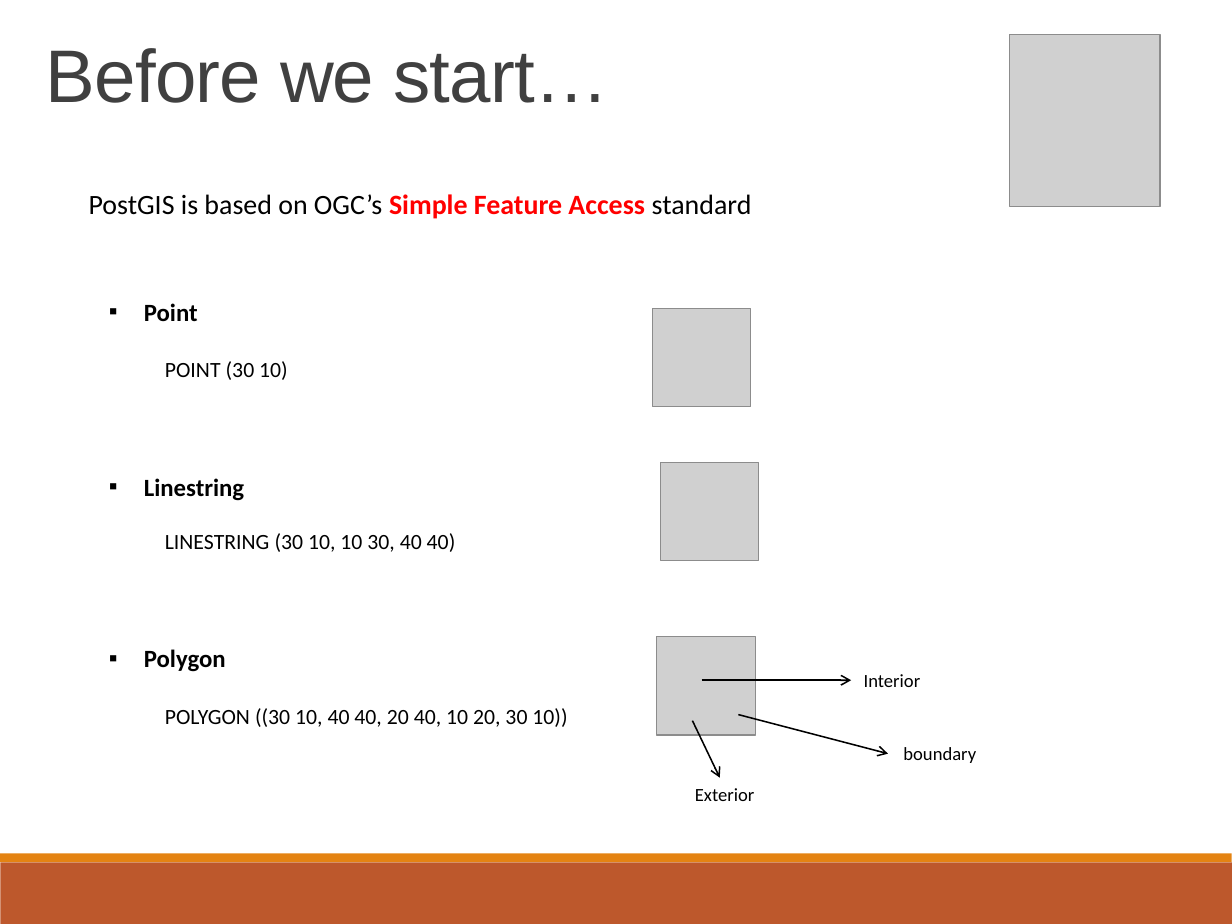
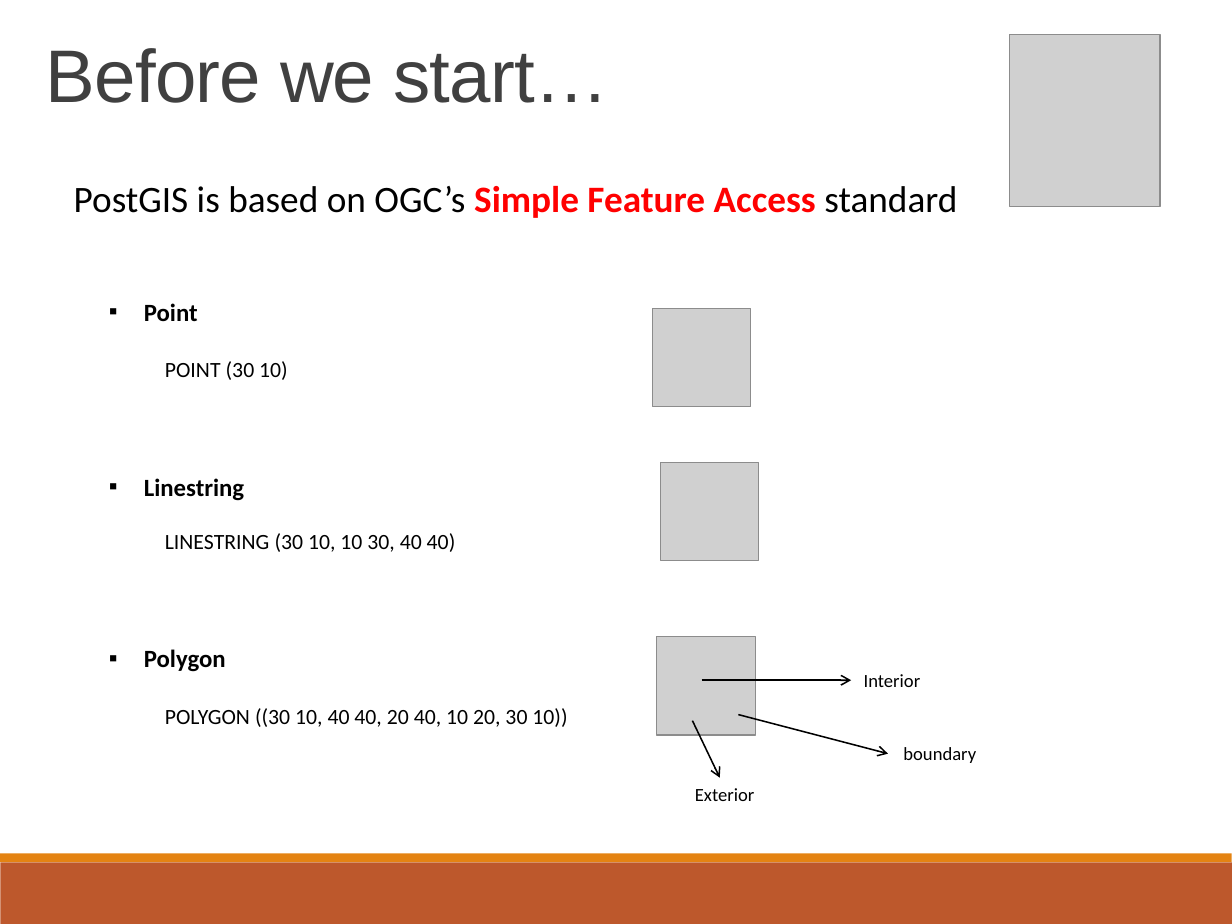
Before and after one commit to lcalisto/workshop-postgis-vector, a slide deck: slide 4 of presentation.pptx. Drawn at 1232x924 pixels with LibreOffice and Linux fonts; fonts in the diff are those of the drawing; grey boxes stand for pictures. Boxes give left, top, right and bottom in pixels: in the first picture for what was removed or moved away, otherwise in the second. Text is boxed around its words. In the diff, an @@ line names an element or a change of style, - is before the commit and + after.

```diff
--- a/presentation.pptx
+++ b/presentation.pptx
@@ text "PostGIS is based on OGC’s ...": place and size @@
-text "PostGIS is based on OGC’s ..." at box(89, 194, 752, 219)
+text "PostGIS is based on OGC’s ..." at box(74, 186, 957, 218)
@@ text "PostGIS is based on OGC’s ..." at box(74, 186, 957, 218): size 18 to 24 pt @@
```
Also in this commit, not shown: 3 other slides changed, 1 other file.
